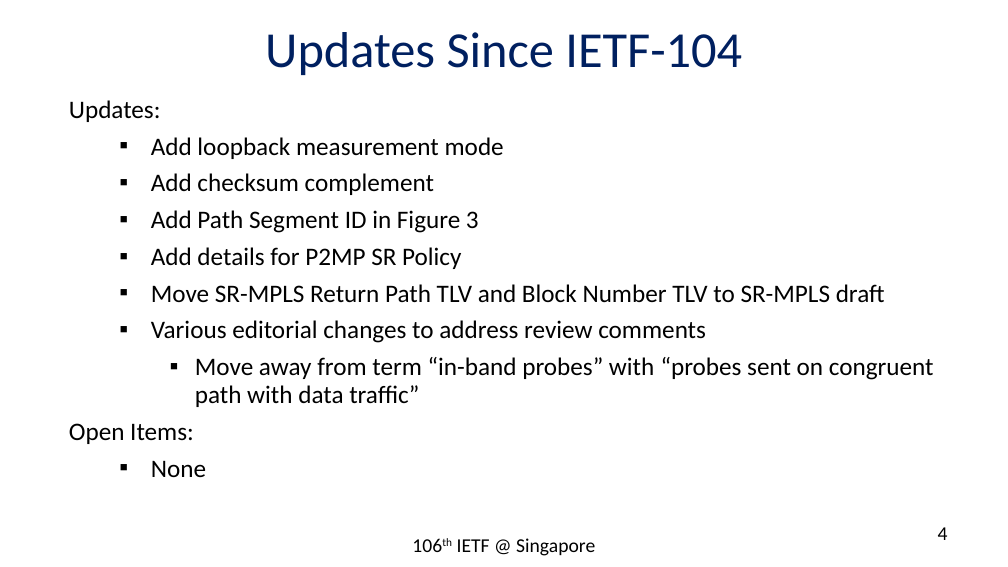
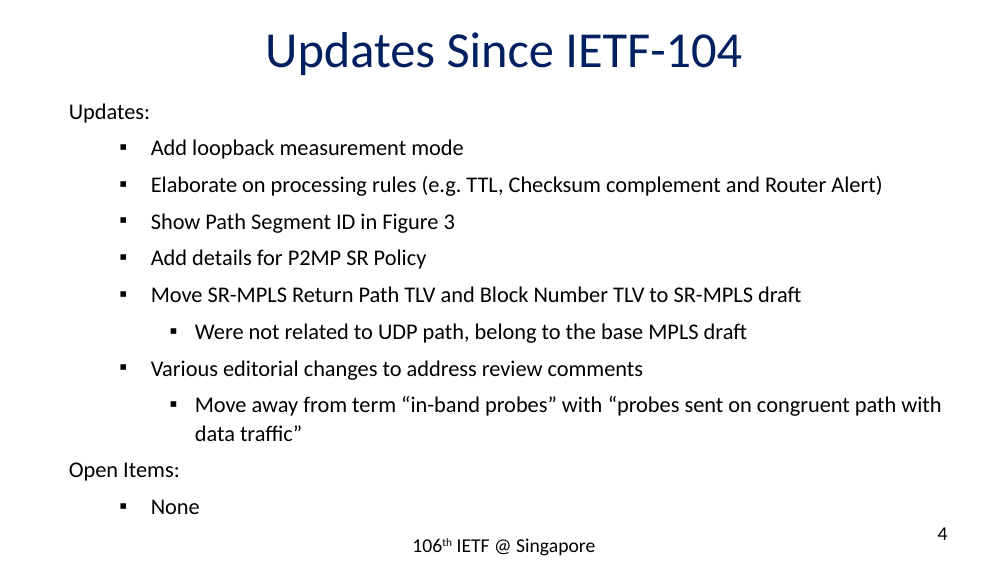
Before and after one commit to rakgandhi/ietf-slides, a slide deck: slide 4 of draft-gandhi-spring-rfc6374-srpm-udp-2.pptx. Drawn at 1008x567 pixels with LibreOffice and Linux fonts; fonts in the diff are those of the drawing. Boxes give left, top, right and bottom in pixels: in the first picture for what was removed or moved away, otherwise in the second. Text is boxed around its words. In the diff, an @@ line names an element or a change of style, - is before the commit and + after.

```diff
--- a/draft-gandhi-spring-rfc6374-srpm-udp-2.pptx
+++ b/draft-gandhi-spring-rfc6374-srpm-udp-2.pptx
@@ text at bbox=[69, 103, 941, 481]: size 18 to 16 pt in "Updates:", "Add loopback measurement mode", "Add details for P2MP SR Policy", "Move SR-MPLS Return Path TLV and Block ..." and 4 more places @@
@@ text at bbox=[151, 176, 882, 233]: text changed; size 18 to 16 pt @@
-  ▪ Add checksum complement
-  ▪ Add Path Segment ID in Figure 3
+  ▪ Elaborate on processing rules (e.g. TTL, Checksum complement and Router Alert)
+  ▪ Show Path Segment ID in Figure 3
@@ text at bbox=[195, 323, 747, 343]: paragraph added @@
+    ▪ Were not related to UDP path, belong to the base MPLS draft
```
Also in this commit, not shown: 1 other slide changed, 1 other file.
